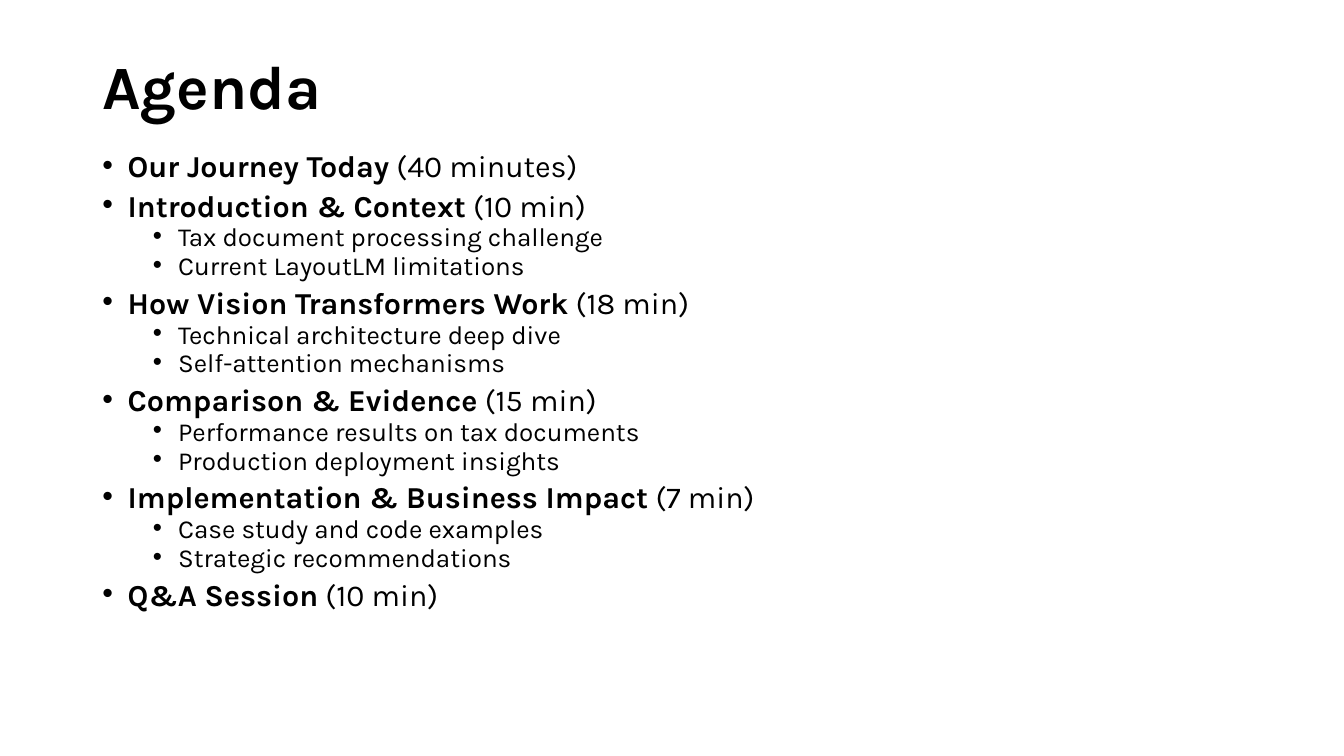
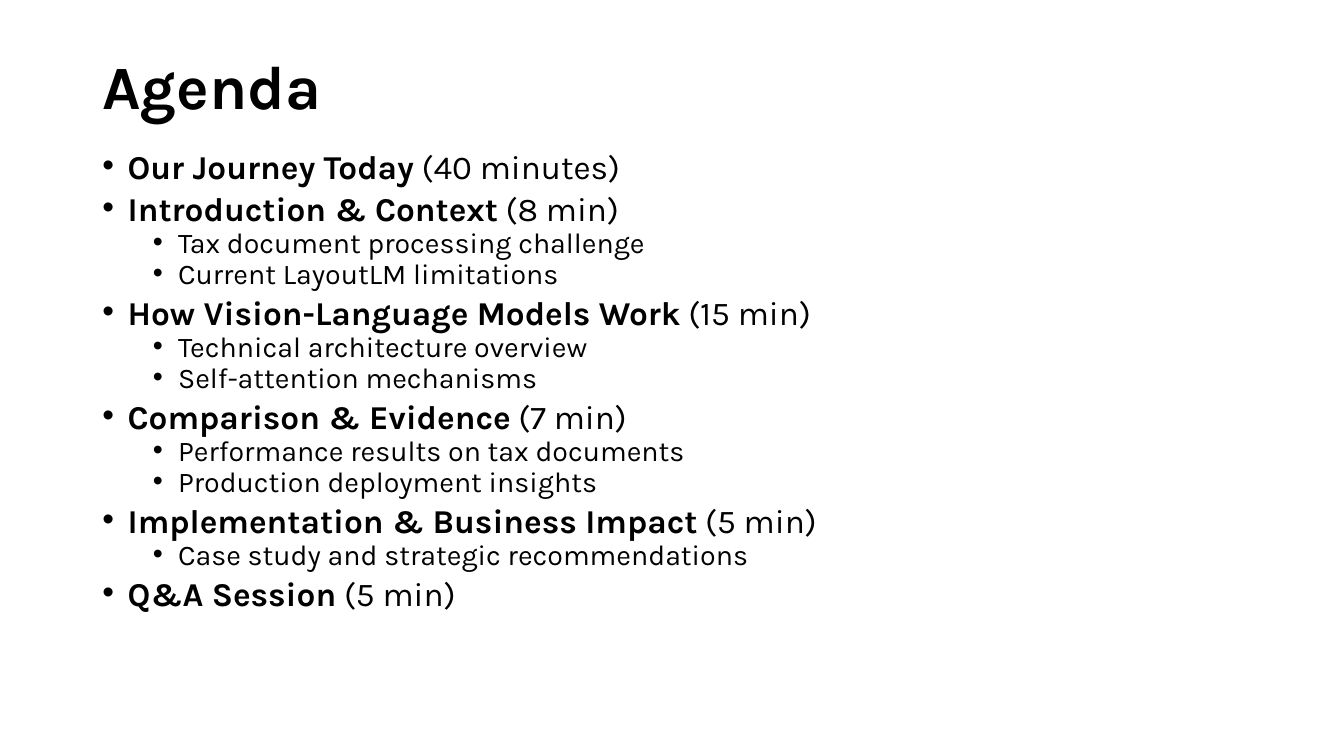
Before and after one commit to tmnestor/unified_vision_processor_minimal, a slide deck: slide 2 of presentation_materials/vision_transformers.pptx. Drawn at 1344x756 pixels with LibreOffice and Linux fonts; fonts in the diff are those of the drawing. Boxes give left, top, right and bottom in pixels: in the first picture for what was removed or moved away, otherwise in the second. Text is boxed around its words. In the diff, an @@ line names an element or a change of style, - is before the commit and + after.

Commit message:
✨ feat: update presentation materials for Vision Transformers with improved content and visuals

```diff
--- a/presentation_materials/vision_transformers.pptx
+++ b/presentation_materials/vision_transformers.pptx
@@ text at box(128, 155, 685, 499): size 21.7 to 23.8 pt in "Our Journey Today (40 minutes)"; size 18.6 to 20.4 pt in "Tax document processing challenge", "Current LayoutLM limitations", "Self-attention mechanisms", "Performance results on tax documents" and 1 more places @@
@@ text at box(128, 197, 619, 225): text changed; size 21.7 to 23.8 pt @@
-• Introduction & Context (10 min)
+• Introduction & Context (8 min)
@@ text at box(128, 301, 811, 358): text changed; size 21.7 to 23.8 pt @@
-• How Vision Transformers Work (18 min)
-  • Technical architecture deep dive
+• How Vision-Language Models Work (15 min)
+  • Technical architecture overview
@@ text at box(128, 405, 627, 437): text changed; size 21.7 to 23.8 pt @@
-• Comparison & Evidence (15 min)
+• Comparison & Evidence (7 min)
@@ text at box(128, 509, 817, 612): text changed; size 21.7 to 23.8 pt @@
-• Implementation & Business Impact (7 min)
-  • Case study and code examples
-  • Strategic recommendations
-• Q&A Session (10 min)
+• Implementation & Business Impact (5 min)
+  • Case study and strategic recommendations
+• Q&A Session (5 min)
```
Also in this commit, not shown: 6 other slides changed, 3 slides added, 6 slides removed.
